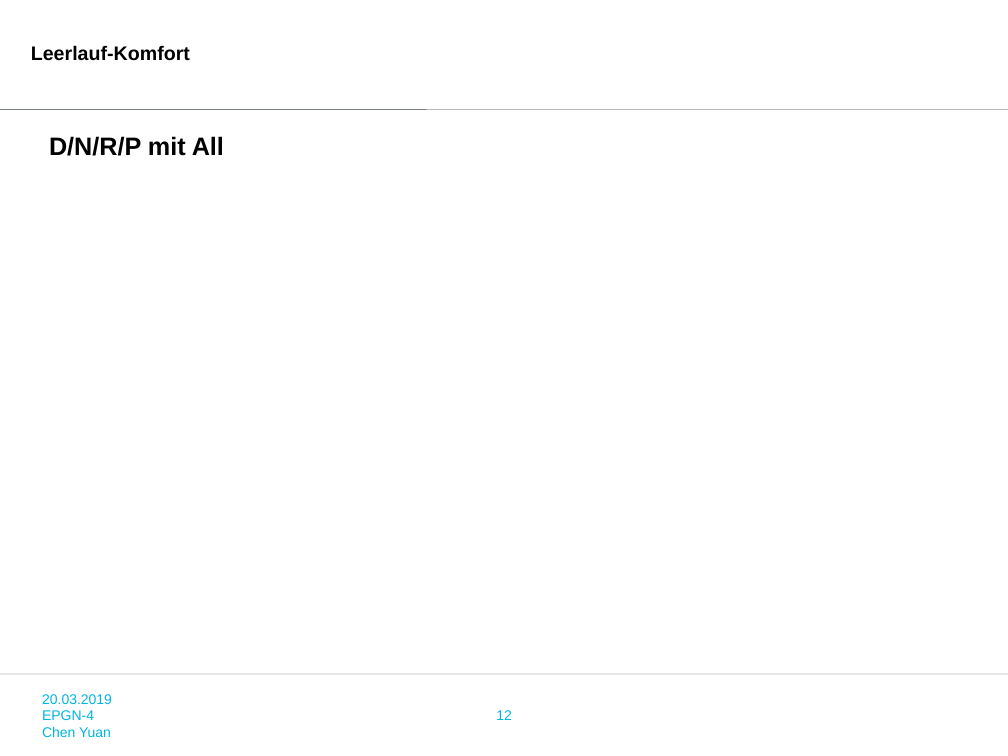
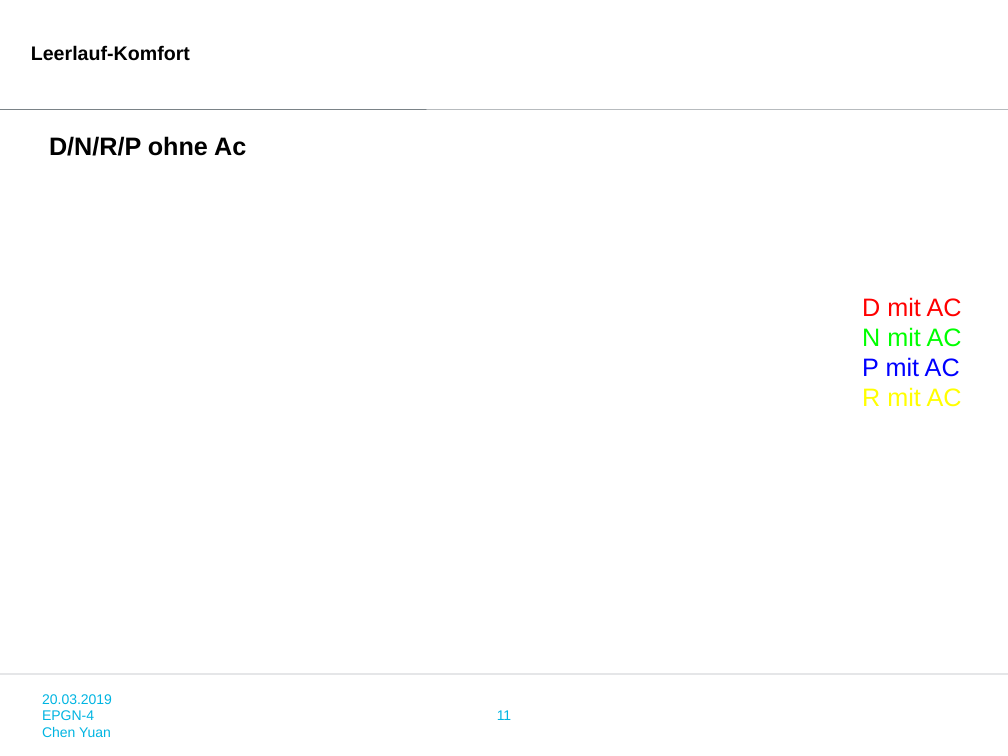
Before and after one commit to zhangxingjing/EPGN_INFO, a slide deck: slide 11 of epgn_info/epgn_info/apps/calculate/PPTModel/4zuo.pptx (slide 12 before the commit). Drawn at 1008x756 pixels with LibreOffice and Linux fonts; fonts in the diff are those of the drawing; background and template pictures are left out. Boxes give left, top, right and bottom in pixels: in the first picture for what was removed or moved away, otherwise in the second. Text is boxed around its words. In the diff, an @@ line names an element or a change of style, - is before the commit and + after.

```diff
--- a/epgn_info/epgn_info/apps/calculate/PPTModel/4zuo.pptx
+++ b/epgn_info/epgn_info/apps/calculate/PPTModel/4zuo.pptx
@@ text at box(49, 136, 246, 156): text changed @@
-D/N/R/P mit All
+D/N/R/P ohne Ac
@@ text added at box(862, 297, 962, 407), 18 pt, text #FF0000 @@
+D mit AC
+N mit AC
+P mit AC
+R mit AC
@@ page number at box(497, 710, 511, 720): text changed @@
-12
+11
```
Also in this commit, not shown: 5 other slides changed, 2 slides added, 3 slides removed, 14 other files.
